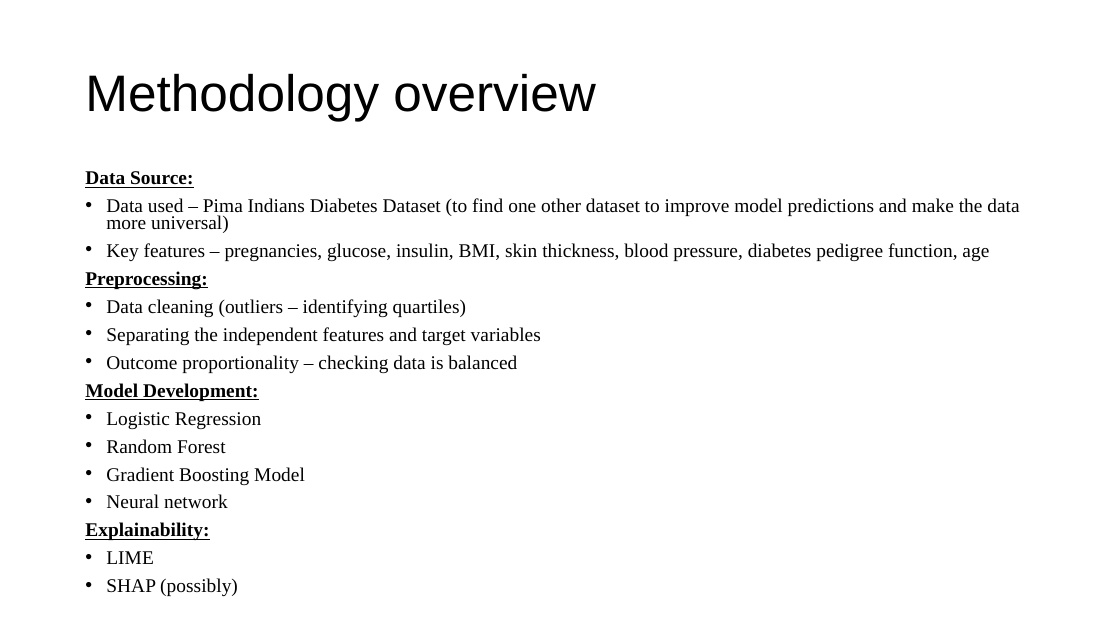
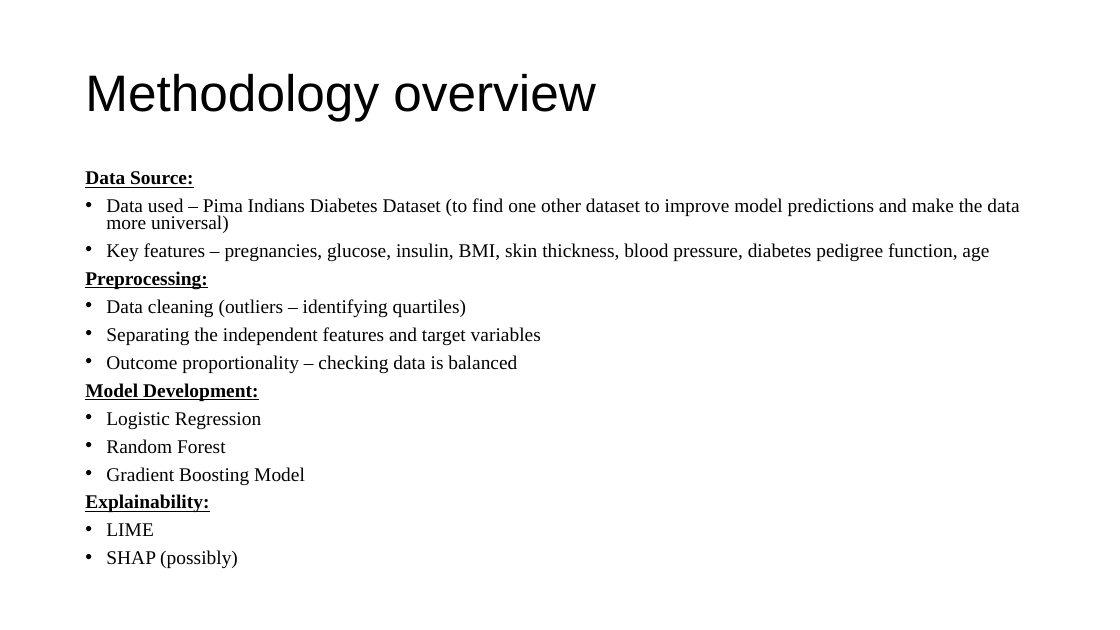
Before and after one commit to TayyebaSadaq/Diabetes-Prediction-using-Machine-Learning-and-Explainable-AI-Techniques, a slide deck: slide 5 of Diabetes Prediction with Machine Learning (ML).pptx. Drawn at 1120x630 pixels with LibreOffice and Linux fonts; fonts in the diff are those of the drawing. Boxes give left, top, right and bottom in pixels: in the first picture for what was removed or moved away, otherwise in the second. Text is boxed around its words. In the diff, an @@ line names an element or a change of style, - is before the commit and + after.

```diff
--- a/Diabetes Prediction with Machine Learning (ML).pptx
+++ b/Diabetes Prediction with Machine Learning (ML).pptx
@@ text at (x1=106, y1=494, x2=228, y2=509): paragraph removed @@
-• Neural network
```
Also in this commit, not shown: 7 other slides changed, 7 slides added, 6 slides removed, 14 other files.
